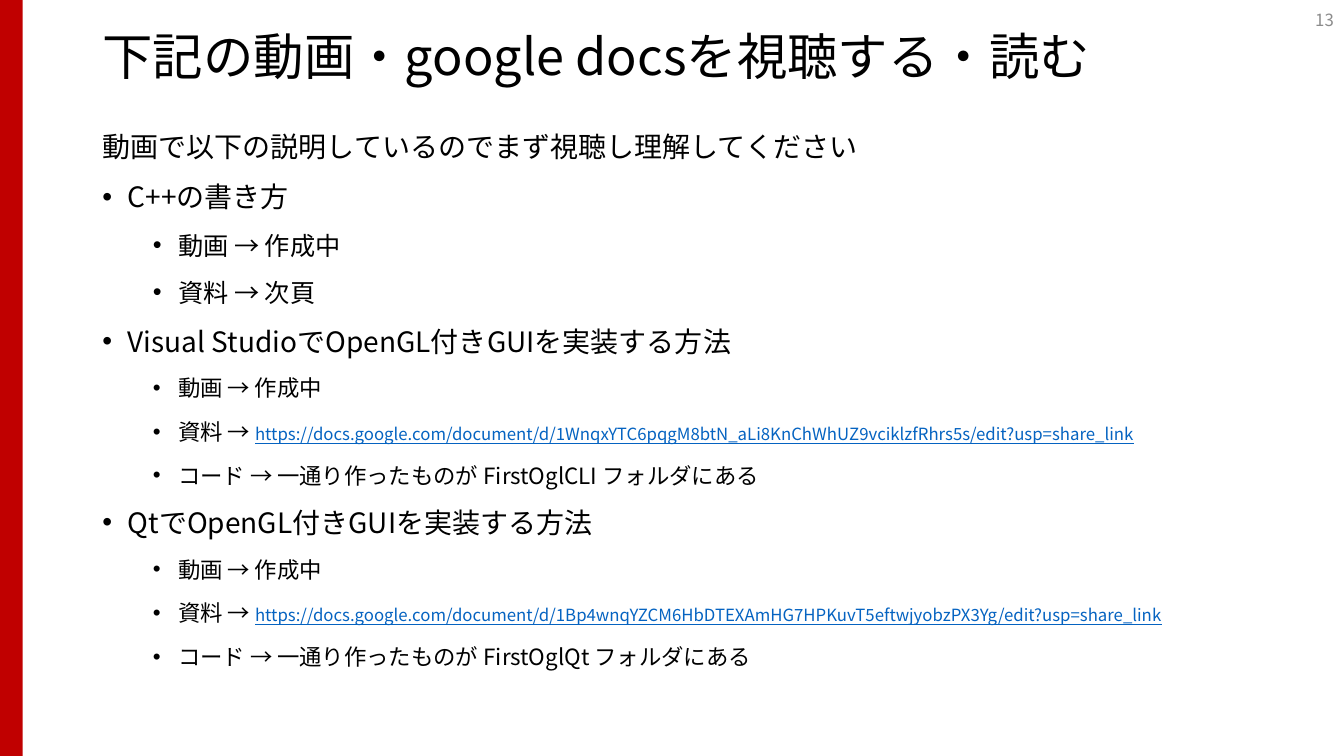
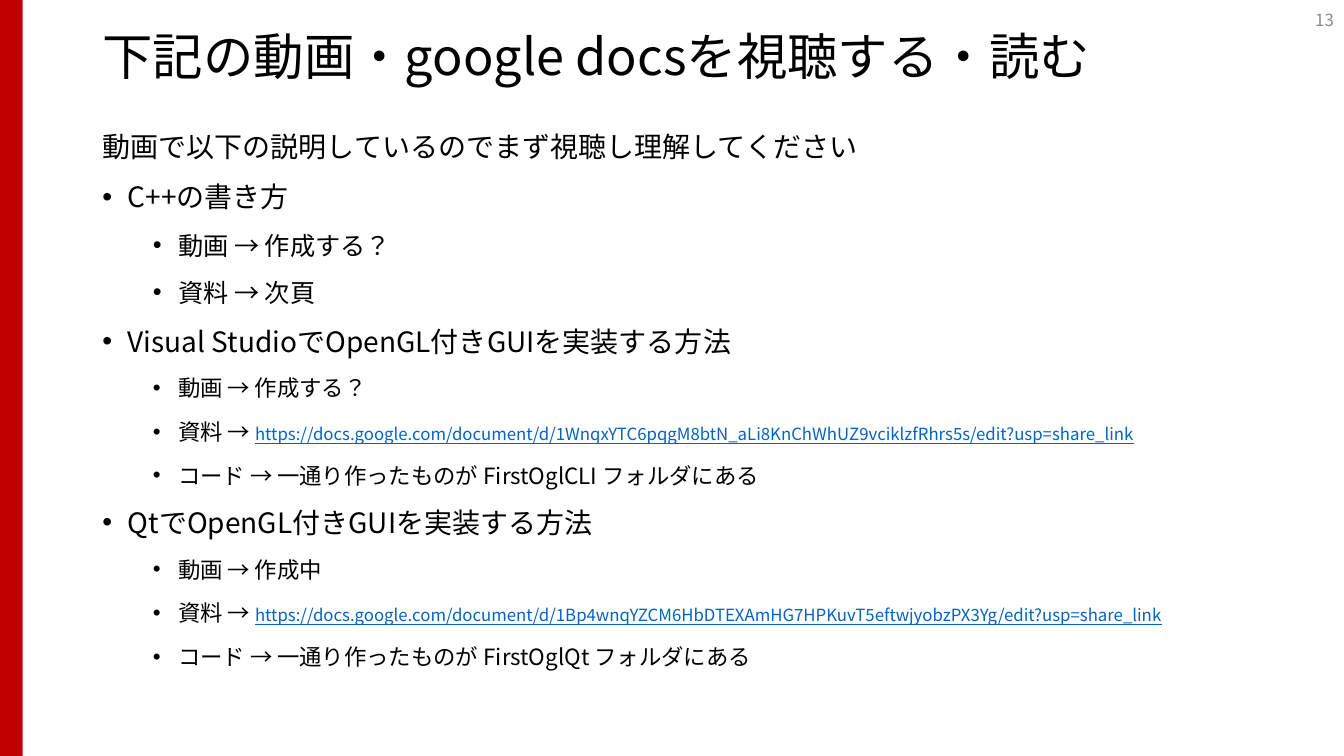
Before and after one commit to InteractiveGraphicsLab/IGLabProgramBootup, a slide deck: slide 13 of プログラミングスタートアップ.pptx. Drawn at 1344x756 pixels with LibreOffice and Linux fonts; fonts in the diff are those of the drawing. Boxes give left, top, right and bottom in pixels: in the first picture for what was removed or moved away, otherwise in the second. Text is boxed around its words. In the diff, an @@ line names an element or a change of style, - is before the commit and + after.

```diff
--- a/プログラミングスタートアップ.pptx
+++ b/プログラミングスタートアップ.pptx
@@ text at bbox=[178, 234, 391, 257]: text changed @@
-  • 動画 → 作成中
+  • 動画 → 作成する？
@@ text at bbox=[178, 377, 367, 398]: text changed @@
-  • 動画 → 作成中
+  • 動画 → 作成する？
```
